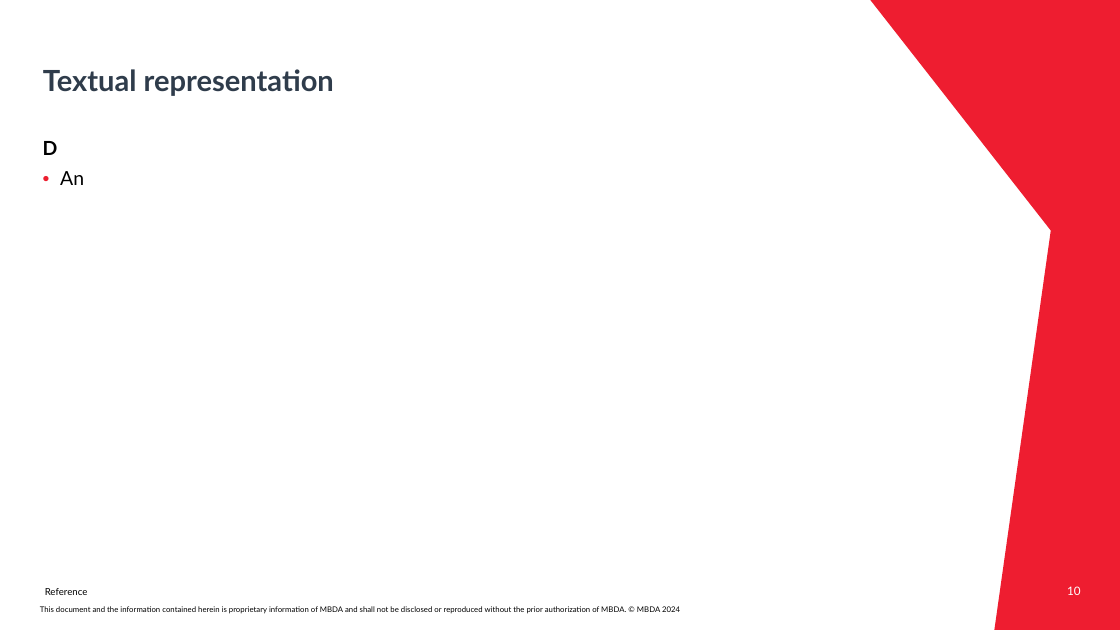
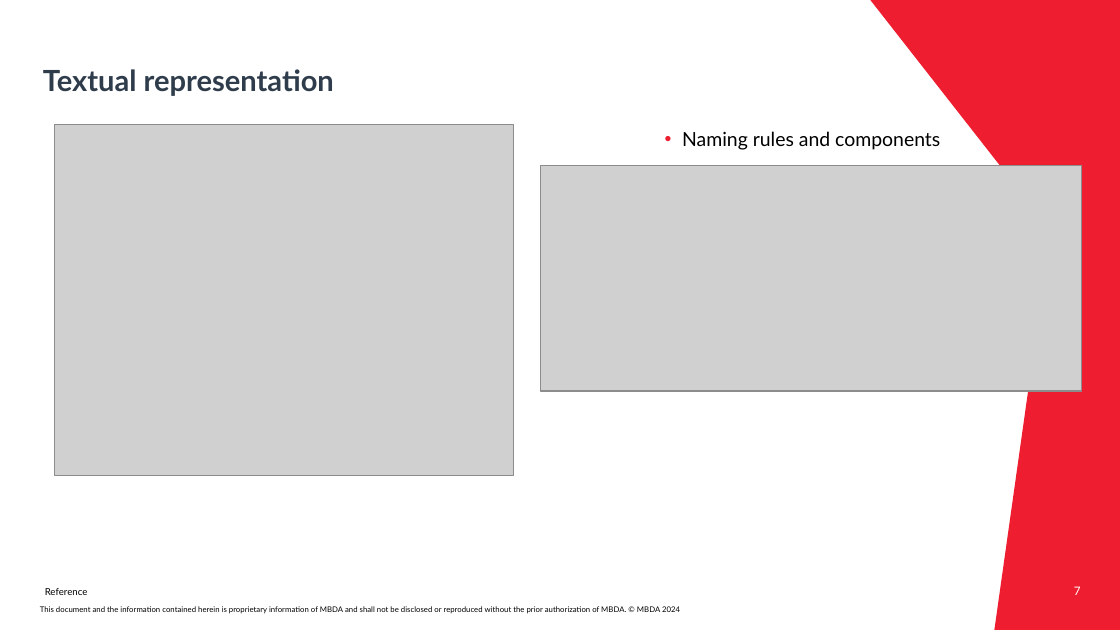
Before and after one commit to Mqtth3w/master-thesis-mbda-unipr, a slide deck: slide 7 of prompts_engineering/ICL_MBDA_Thesis_Gianvenuti.pptx (slide 10 before the commit). Drawn at 1120x630 pixels with LibreOffice and Linux fonts; fonts in the diff are those of the drawing; grey boxes stand for pictures; background and template pictures are left out. Boxes give left, top, right and bottom in pixels: in the first picture for what was removed or moved away, otherwise in the second. Text is boxed around its words. In the diff, an @@ line names an element or a change of style, - is before the commit and + after.

```diff
--- a/prompts_engineering/ICL_MBDA_Thesis_Gianvenuti.pptx
+++ b/prompts_engineering/ICL_MBDA_Thesis_Gianvenuti.pptx
@@ text removed at box(43, 141, 84, 185) @@
-D
-• An
@@ picture added at box(55, 124, 514, 475) @@
@@ text added at box(682, 131, 940, 150), 12.5 pt, text #000000 @@
+• Naming rules and components
@@ picture added at box(541, 166, 1082, 392) @@
@@ page number at box(1074, 586, 1081, 595): text changed @@
-10
+7
```
Also in this commit, not shown: 8 other slides changed, 5 slides added, 2 slides removed.
